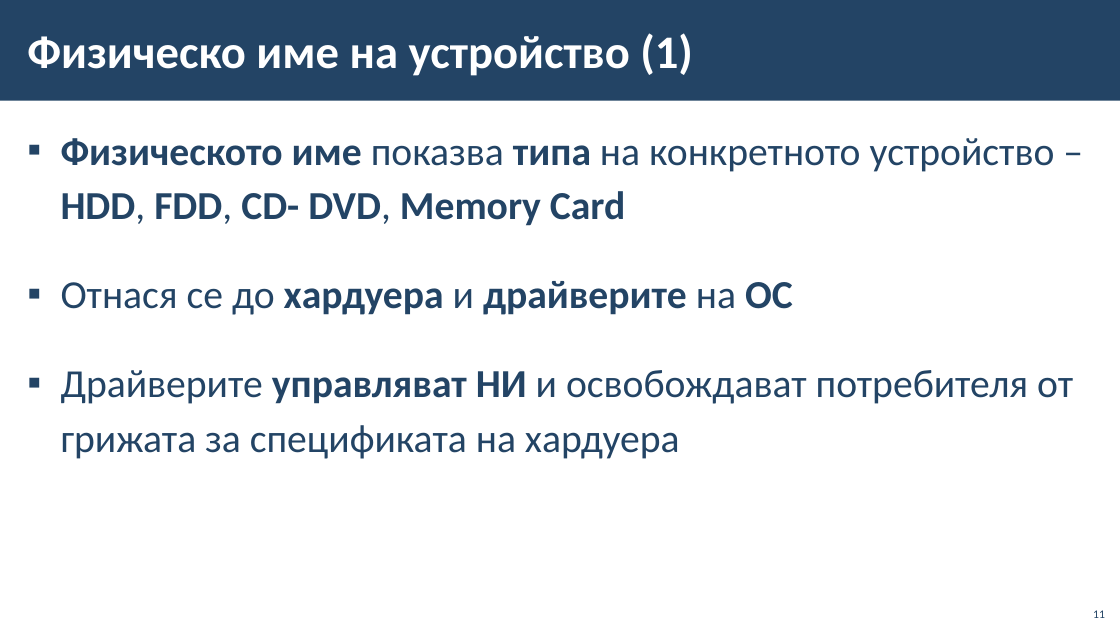
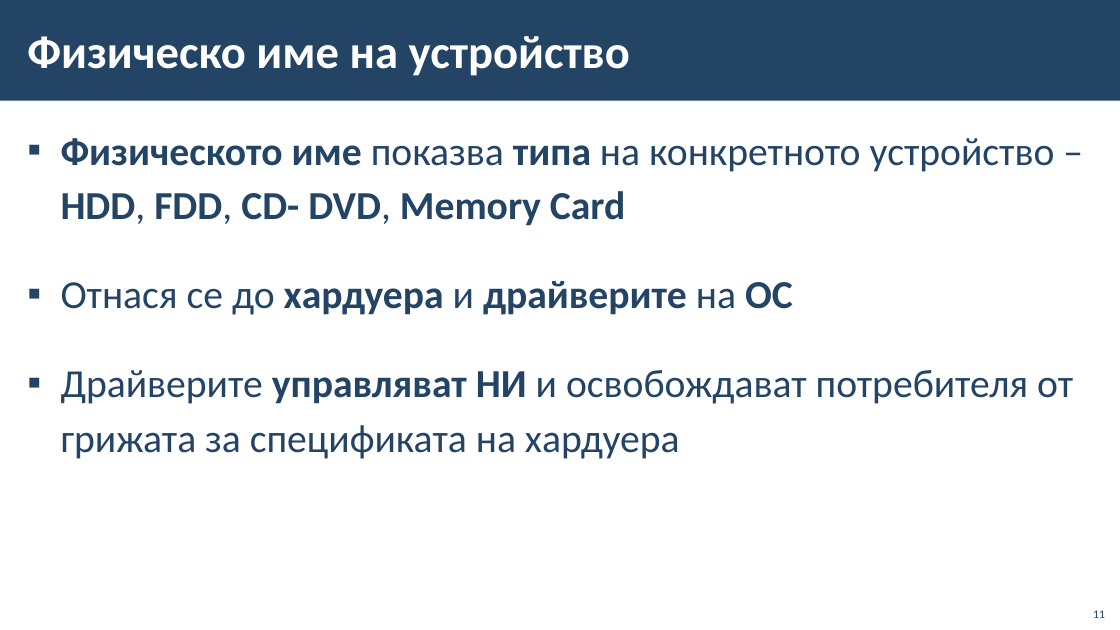
Before and after one commit to BG-IT-Edu/School-Programming, a slide deck: slide 11 of Courses/Computer-Modeling-and-IT/Computer-Modeling-and-IT-5-Class/03-Data-Storages/03-Data-Storages.pptx. Drawn at 1120x630 pixels with LibreOffice and Linux fonts; fonts in the diff are those of the drawing; background and template pictures are left out. Boxes give left, top, right and bottom in pixels: in the first picture for what was removed or moved away, otherwise in the second. Text is boxed around its words. In the diff, an @@ line names an element or a change of style, - is before the commit and + after.

```diff
--- a/Courses/Computer-Modeling-and-IT/Computer-Modeling-and-IT-5-Class/03-Data-Storages/03-Data-Storages.pptx
+++ b/Courses/Computer-Modeling-and-IT/Computer-Modeling-and-IT-5-Class/03-Data-Storages/03-Data-Storages.pptx
@@ title at box(27, 36, 630, 76): text changed @@
-Физическо име на устройство (1)
+Физическо име на устройство
```
Also in this commit, not shown: 3 other slides changed.
